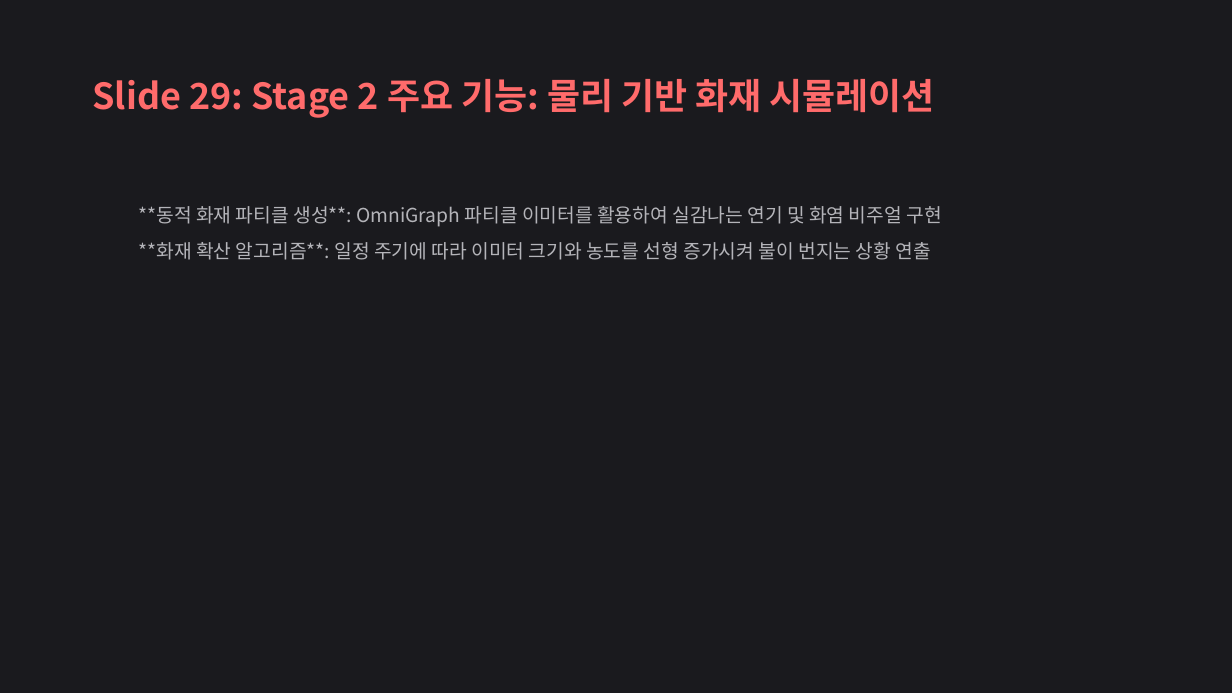
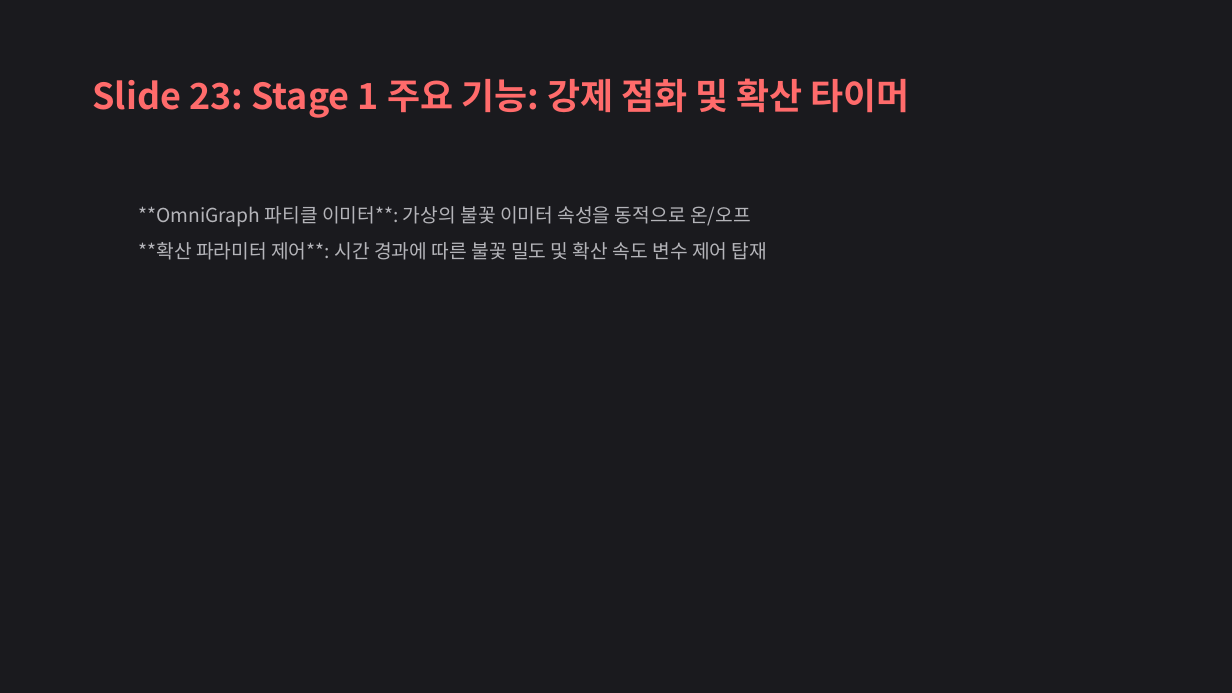
Before and after one commit to yoonseonjae/hot-spot_isaac_sim, a slide deck: slide 23 of docs/Cobot_Fire_Sim_Presentation.pptx (slide 29 before the commit). Drawn at 1232x693 pixels with LibreOffice and Linux fonts; fonts in the diff are those of the drawing. Boxes give left, top, right and bottom in pixels: in the first picture for what was removed or moved away, otherwise in the second. Text is boxed around its words. In the diff, an @@ line names an element or a change of style, - is before the commit and + after.

```diff
--- a/docs/Cobot_Fire_Sim_Presentation.pptx
+++ b/docs/Cobot_Fire_Sim_Presentation.pptx
@@ text at bbox=[92, 78, 910, 118]: text changed @@
-Slide 29: Stage 2 주요 기능: 물리 기반 화재 시뮬레이션
+Slide 23: Stage 1 주요 기능: 강제 점화 및 확산 타이머
@@ text at bbox=[139, 206, 767, 260]: text changed @@
-  **동적 화재 파티클 생성**: OmniGraph 파티클 이미터를 활용하여 실감나는 연기 및 화염 비주얼 구현
-  **화재 확산 알고리즘**: 일정 주기에 따라 이미터 크기와 농도를 선형 증가시켜 불이 번지는 상황 연출
+  **OmniGraph 파티클 이미터**: 가상의 불꽃 이미터 속성을 동적으로 온/오프
+  **확산 파라미터 제어**: 시간 경과에 따른 불꽃 밀도 및 확산 속도 변수 제어 탑재
```
Also in this commit, not shown: 26 other slides changed, 4 slides added, 1 slide removed, 1 other file.
